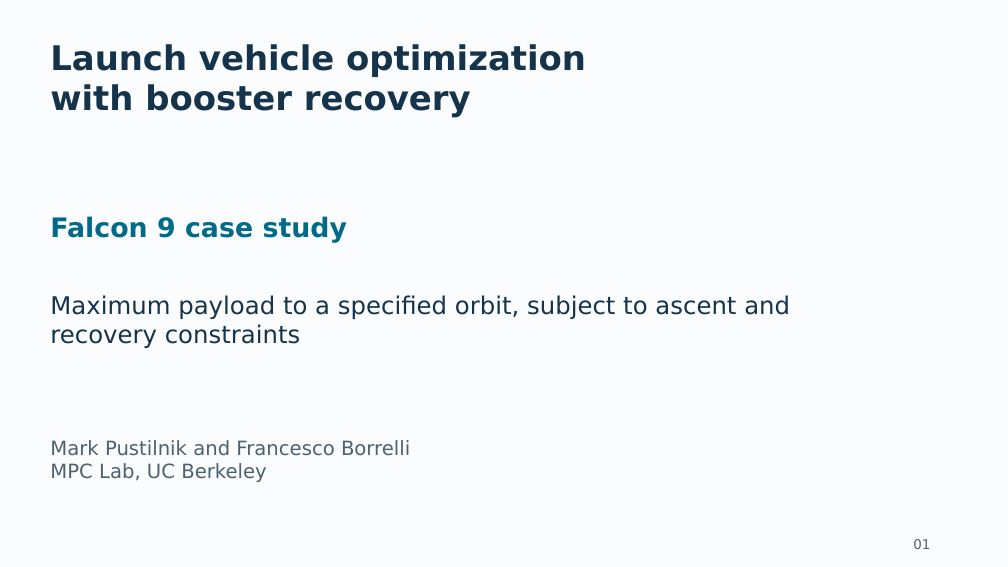
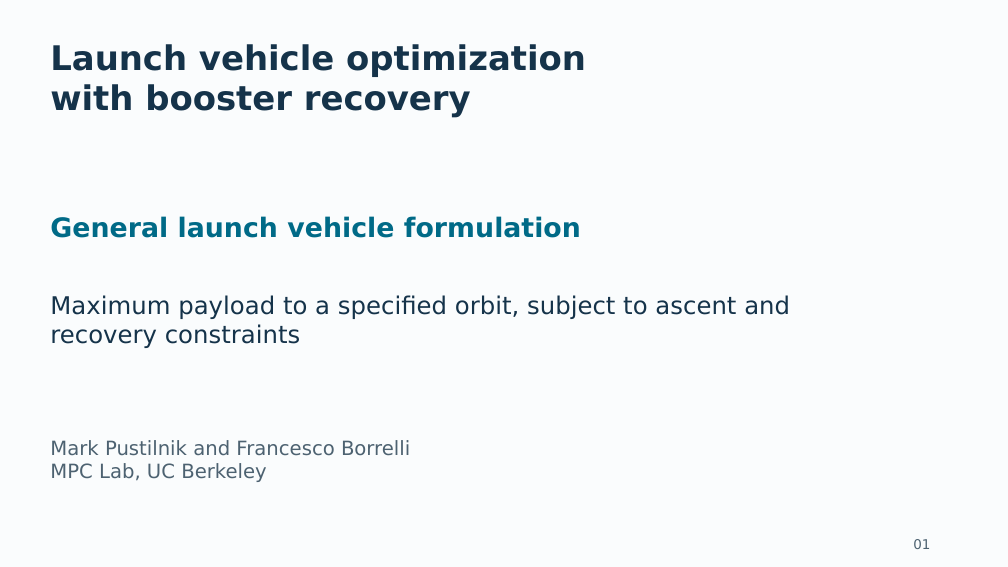
Before and after one commit to pukmark/LaunchVehicleOptimization, a slide deck: slide 1 of Launch_Vehicle_Optimization_GitHub_Current.pptx. Drawn at 1008x567 pixels with LibreOffice and Linux fonts; fonts in the diff are those of the drawing. Boxes give left, top, right and bottom in pixels: in the first picture for what was removed or moved away, otherwise in the second. Text is boxed around its words. In the diff, an @@ line names an element or a change of style, - is before the commit and + after.

```diff
--- a/Launch_Vehicle_Optimization_GitHub_Current.pptx
+++ b/Launch_Vehicle_Optimization_GitHub_Current.pptx
@@ text at <box>50,216,581,238</box>: text changed @@
-Falcon 9 case study
+General launch vehicle formulation
```
Also in this commit, not shown: 17 other slides changed, 12 other files.
